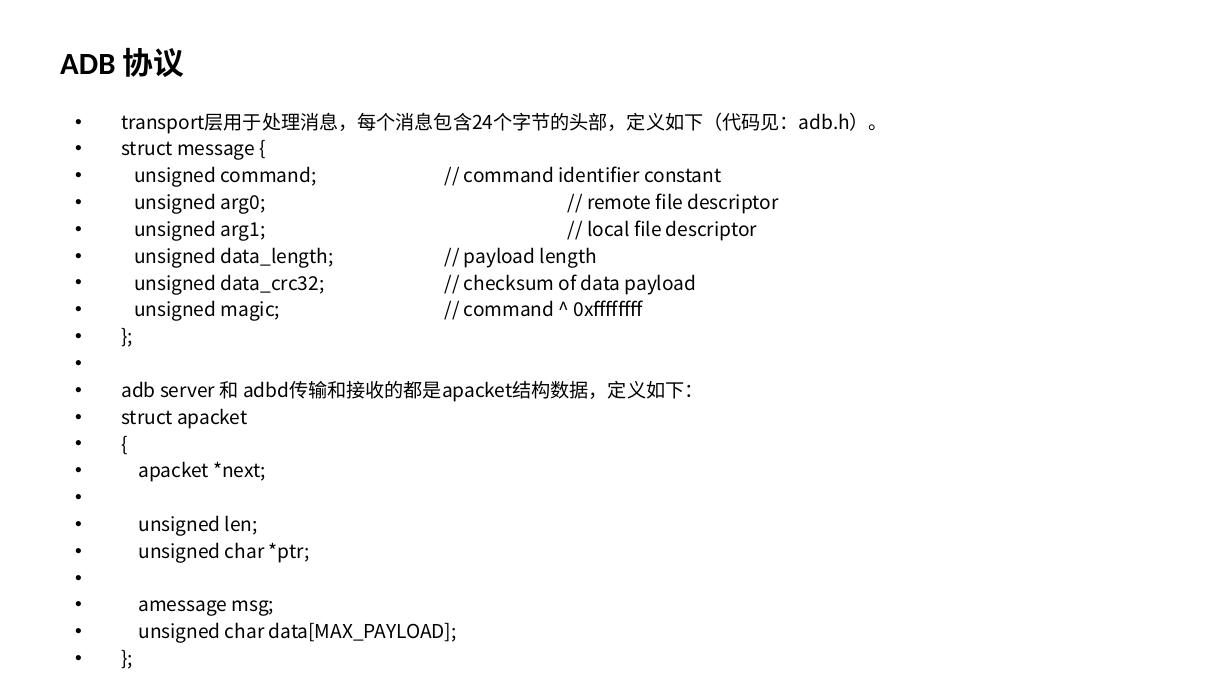
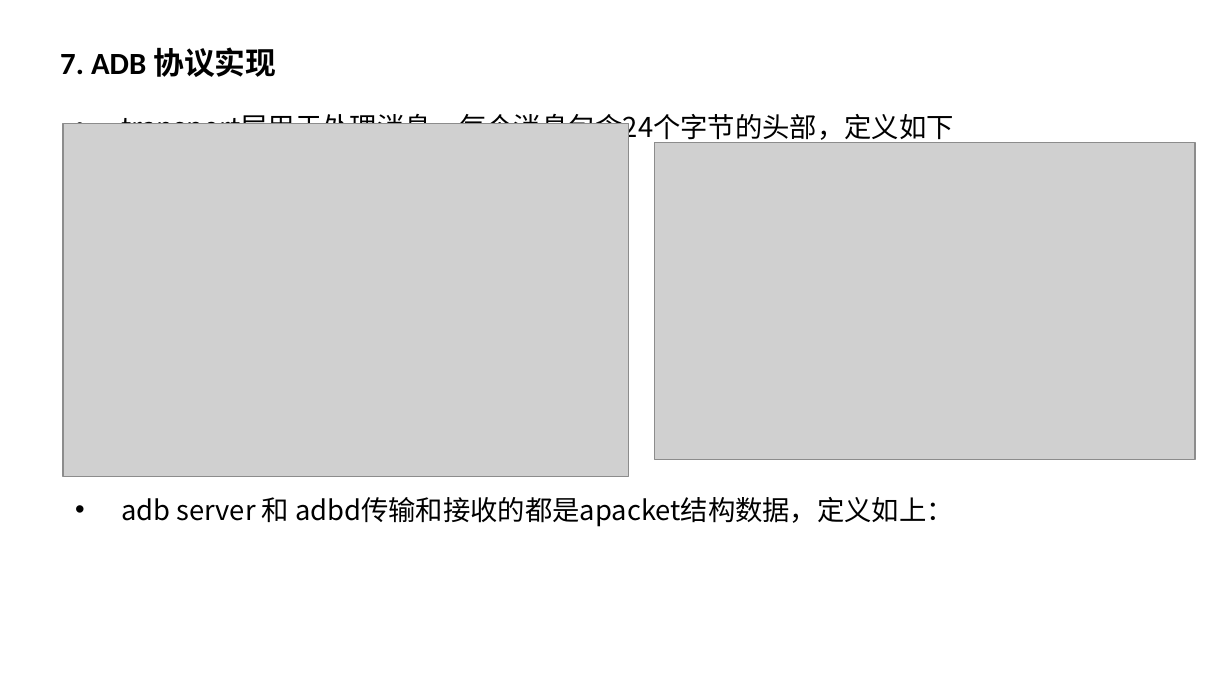
Before and after one commit to phybio/adb, a slide deck: slide 19 of adb.pptx (slide 18 before the commit). Drawn at 1232x693 pixels with LibreOffice and Linux fonts; fonts in the diff are those of the drawing; grey boxes stand for pictures; background and template pictures are left out. Boxes give left, top, right and bottom in pixels: in the first picture for what was removed or moved away, otherwise in the second. Text is boxed around its words. In the diff, an @@ line names an element or a change of style, - is before the commit and + after.

```diff
--- a/adb.pptx
+++ b/adb.pptx
@@ title at bbox=[60, 47, 276, 77]: text changed @@
-  ADB 协议
+  7. ADB 协议实现
@@ text at bbox=[121, 110, 953, 527]: text changed; size 11.2 to 16 pt @@
-• transport层用于处理消息，每个消息包含24个字节的头部，定义如下（代码见：adb.h）。
-• struct message {
-• unsigned command; // command identifier constant
-• unsigned arg0; // remote file descriptor
-• unsigned arg1; // local file descriptor
-• unsigned data_length; // payload length
-• unsigned data_crc32; // checksum of data payload
-• unsigned magic; // command ^ 0xffffffff
-• };
-• adb server 和 adbd传输和接收的都是apacket结构数据，定义如下：
-• struct apacket
-• {
-• apacket *next;
-• unsigned len;
-• unsigned char *ptr;
-• amessage msg;
-• unsigned char data[MAX_PAYLOAD];
-• };
+• transport层用于处理消息，每个消息包含24个字节的头部，定义如下
+• adb server 和 adbd传输和接收的都是apacket结构数据，定义如上：
@@ picture added at bbox=[63, 123, 628, 476] @@
@@ picture added at bbox=[654, 143, 1195, 460] @@
```
Also in this commit, not shown: 17 other slides changed, 2 slides added.
